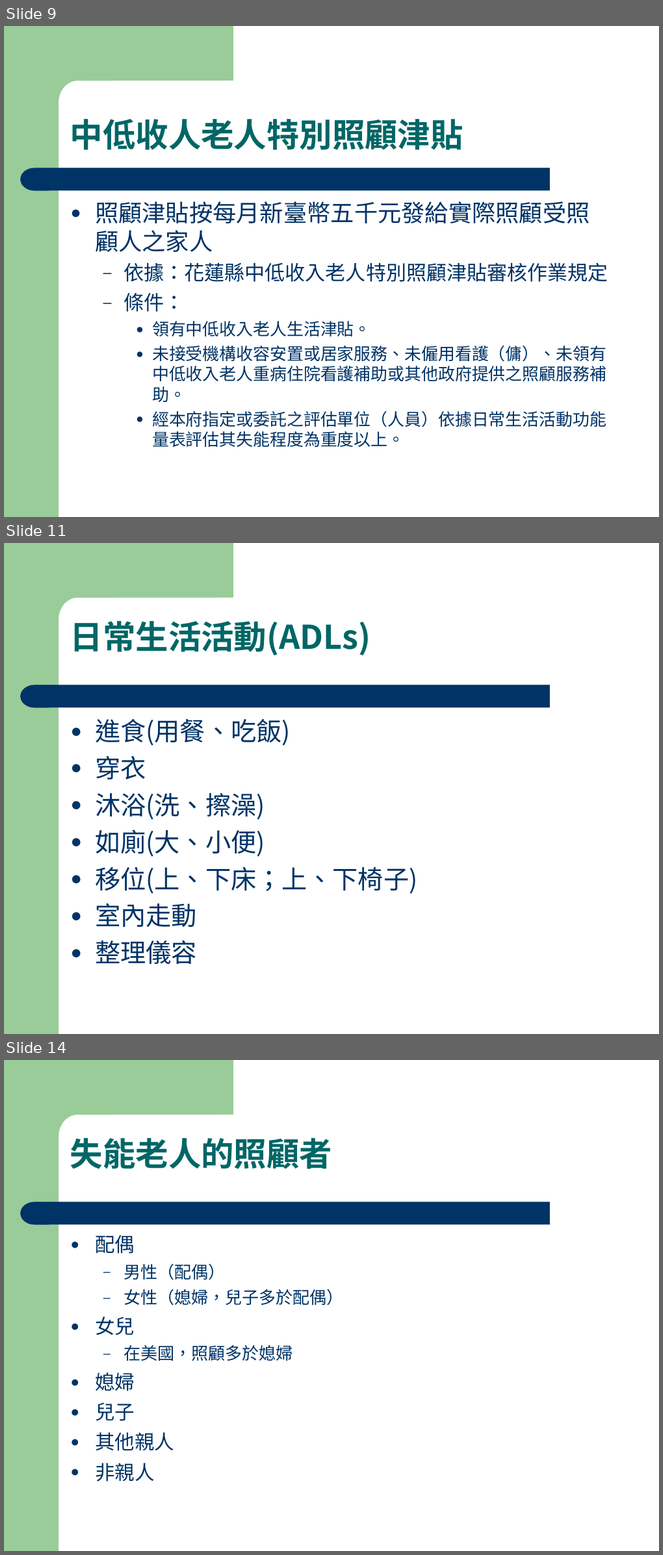
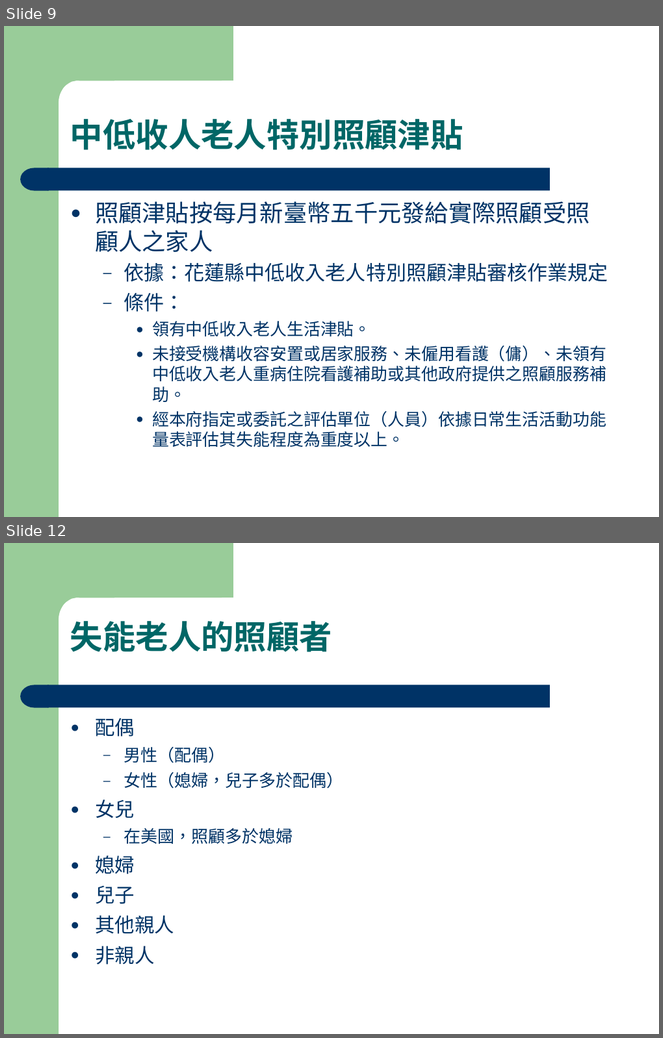
Before and after one commit to fhopecc/fhopecc, a slide deck: public/tutor/home_care.ppt. Shown one above the other, each under a label of ours: slides 9, 11 and 14 before the commit, slides 9 and 12 after it; the slides between them are not shown. The pictures are 663x1555 and 663x1038 pixels, drawn with LibreOffice and Linux fonts; fonts in the diff are those of the drawing. Boxes give left, top, right and bottom in pixels: in the first picture for what was removed or moved away, otherwise in the second. Text is boxed around its words. In the diff, an @@ line names an element or a change of style, - is before the commit and + after.

```diff
--- a/public/tutor/home_care.ppt
+++ b/public/tutor/home_care.ppt
@@ slide 11 removed at box(4, 543, 659, 1034), background #FFFFFF; not listed: 4 template elements that a slide beside it also shows @@
@@ text removed at box(70, 621, 371, 655) @@
-日常生活活動(ADLs)
@@ text removed at box(95, 719, 417, 965) @@
-● 進食(用餐、吃飯)
-● 穿衣
-● 沐浴(洗、擦澡)
-● 如廁(大、小便)
-● 移位(上、下床；上、下椅子)
-● 室內走動
-● 整理儀容
@@ what was slide 14 is now slide 12 @@
```
Also in this commit, not shown: 3 slides changed, 3 other slides removed, 7 other files.
